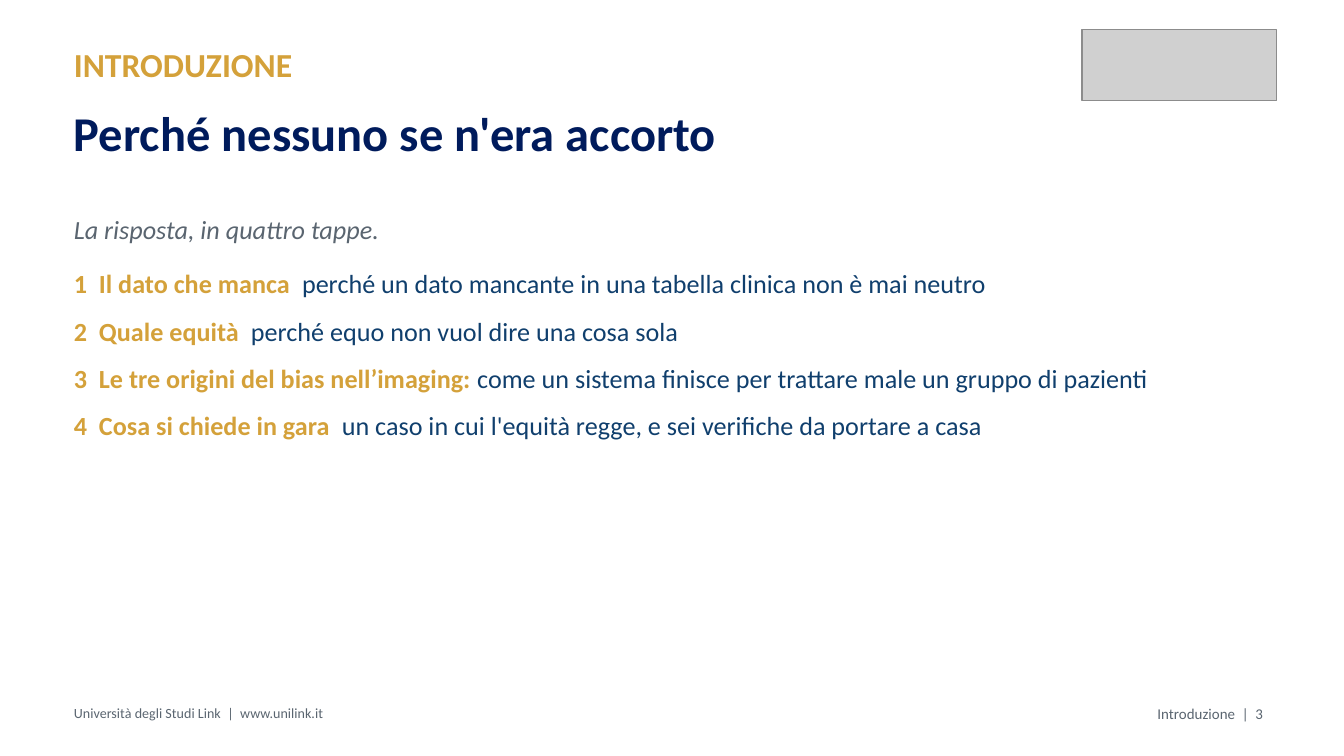
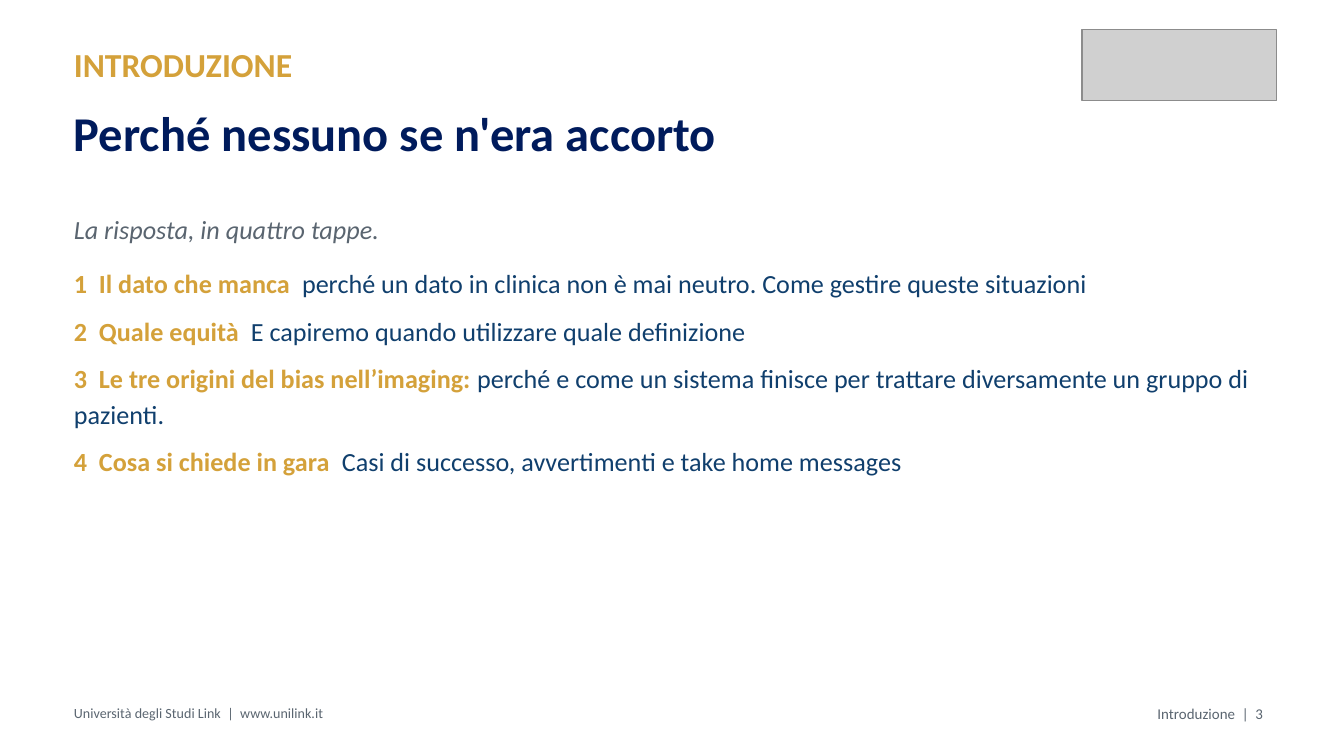
Before and after one commit to MicheleFerramola00/lezioni, a slide deck: slide 3 of slide/M2.4_Ferramola_slide.pptx. Drawn at 1344x756 pixels with LibreOffice and Linux fonts; fonts in the diff are those of the drawing; grey boxes stand for pictures. Boxes give left, top, right and bottom in pixels: in the first picture for what was removed or moved away, otherwise in the second. Text is boxed around its words. In the diff, an @@ line names an element or a change of style, - is before the commit and + after.

```diff
--- a/slide/M2.4_Ferramola_slide.pptx
+++ b/slide/M2.4_Ferramola_slide.pptx
@@ text at [74, 274, 1248, 476]: text changed @@
-1 Il dato che manca perché un dato mancante in una tabella clinica non è mai neutro
-2 Quale equità perché equo non vuol dire una cosa sola
-3 Le tre origini del bias nell’imaging: come un sistema finisce per trattare male un gruppo di pazienti
-4 Cosa si chiede in gara un caso in cui l'equità regge, e sei verifiche da portare a casa
+1 Il dato che manca perché un dato in clinica non è mai neutro. Come gestire queste situazioni
+2 Quale equità E capiremo quando utilizzare quale definizione
+3 Le tre origini del bias nell’imaging: perché e come un sistema finisce per trattare diversamente un gruppo di pazienti.
+4 Cosa si chiede in gara Casi di successo, avvertimenti e take home messages
```
Also in this commit, not shown: 2 other slides changed, 1 other file.
